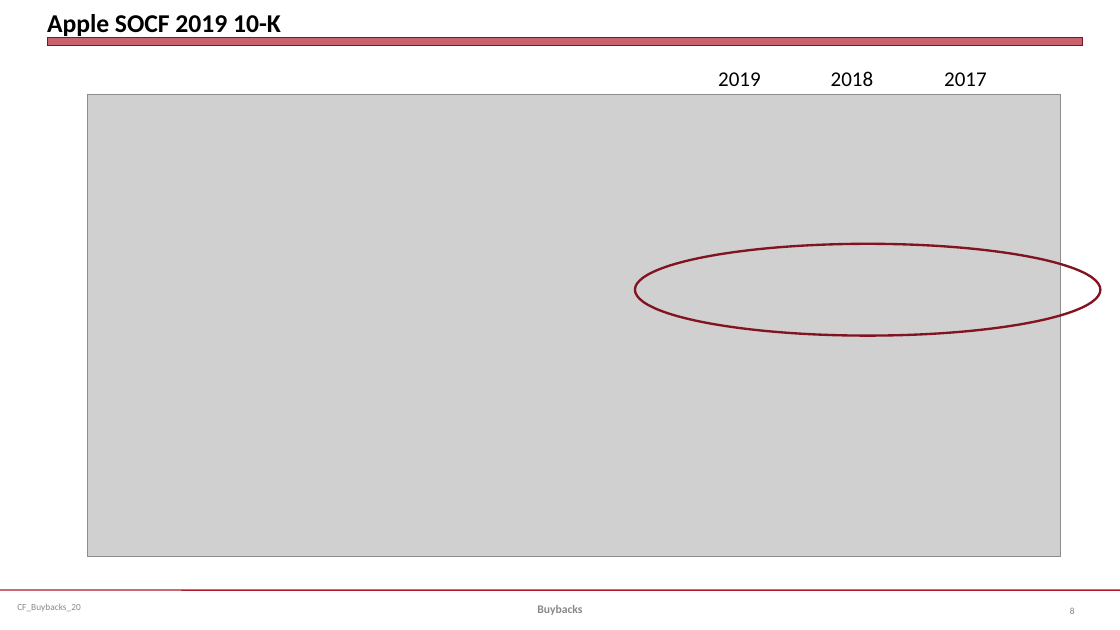
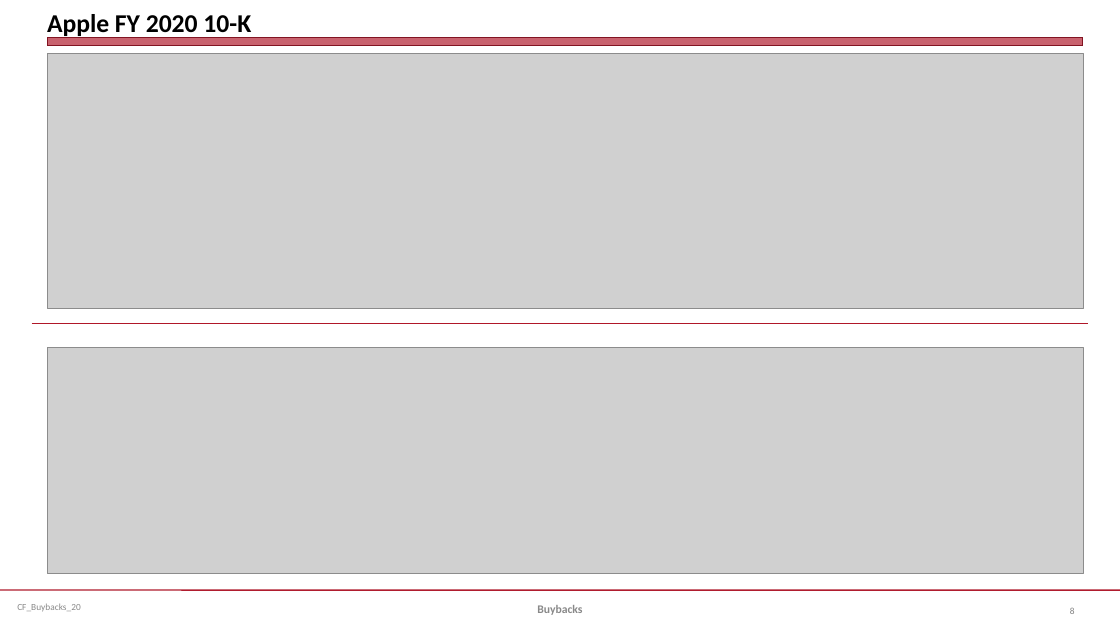
Before and after one commit to jmc877/Corporate-Finance, a slide deck: slide 8 of slides/CF_Buybacks_20.pptx. Drawn at 1120x630 pixels with LibreOffice and Linux fonts; fonts in the diff are those of the drawing; grey boxes stand for pictures. Boxes give left, top, right and bottom in pixels: in the first picture for what was removed or moved away, otherwise in the second. Text is boxed around its words. In the diff, an @@ line names an element or a change of style, - is before the commit and + after.

```diff
--- a/slides/CF_Buybacks_20.pptx
+++ b/slides/CF_Buybacks_20.pptx
@@ title at (47,14,251,38): text changed @@
-Apple SOCF 2019 10-K
+Apple FY 2020 10-K
@@ picture: place and size @@
-picture at (87,95,1061,557)
+picture at (47,54,1083,308)
@@ text removed at (718,71,987,86) @@
-2019 2018 2017
@@ ellipse removed at (635,244,1101,335) @@
@@ line added from (32, 323) to (1089, 323), #B0182A 0.75 pt @@
@@ picture added at (47,348,1083,574) @@
```
Also in this commit, not shown: 5 other slides changed, 1 slide removed, 2 other files.
